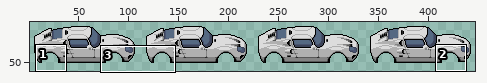
File history of a sprite sheet, assets/cars/car_body/gt40.png. The first picture is a wide view before the edit; the outline marks the close-up.
Close-up. Before the commit:
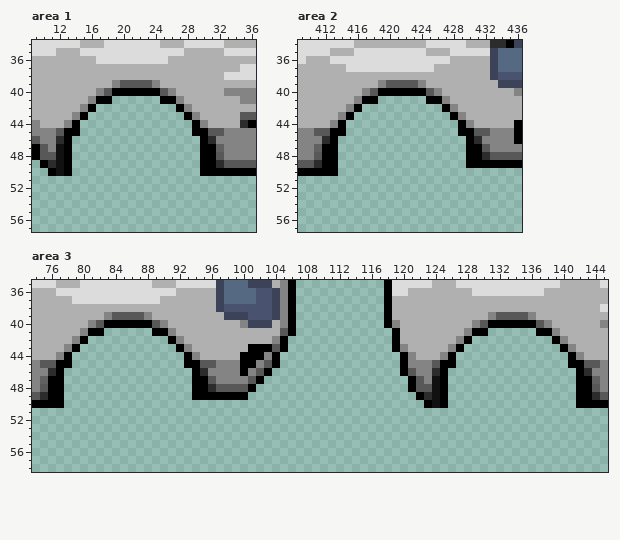
The file is 448x64 pixels. Colours within 5 levels of each other are drawn and written as one. Shown: area 1: x 9..36, y 34..57; area 2: x 409..436, y 34..57; area 3: x 74..145, y 35..58. The wide view leaves out empty margins. The commit also changed other parts of the picture, which this record leaves out.
The same view after the edit:
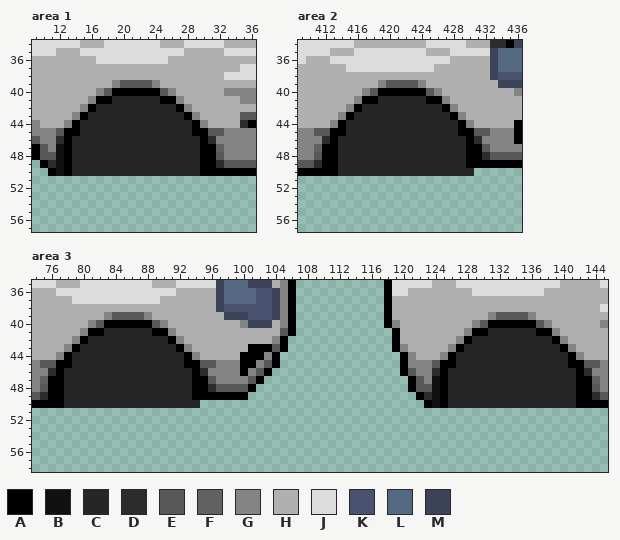
Palette (. is transparent): A #000000  B #111111  C #262626  D #2c2c2c  E #585858  F #616161  G #848484  H #b0b0b0  J #dcdcdc  K #49536f  L #556982  M #3c4358
What changed:
--- area 1
@@ x 9..36 @@
 40 HHHHHHHHGEAAAAAAEGHHHHHHGGGG
-41 HHHHHHHGAA......AAGHHHHHHHGG
-42 HHHHHHGA..........AGHHHHHHHH
-43 HHHHHGA............AGHHHHHEE
-44 GHHHGA..............AGHHHHDA
-45 GGGEAA..............AAEEGGGG
-46 EGGDA................ADGGGGG
-47 AEGBA................AAFGGGG
-48 AEEBA................AAEGGGG
-49 .ADBA................AADEEEE
-50 ..ABA................AAAAAAA
+41 HHHHHHHGAACCCCCCAAGHHHHHHHGG
+42 HHHHHHGACCCCCCCCCCAGHHHHHHHH
+43 HHHHHGACCCCCCCCCCCCAGHHHHHEE
+44 GHHHGACCCCCCCCCCCCCCAGHHHHDA
+45 GGGEAACCCCCCCCCCCCCCAAEEGGGG
+46 EGGDACCCCCCCCCCCCCCCCADGGGGG
+47 AEGBACCCCCCCCCCCCCCCCAAFGGGG
+48 AEEBACCCCCCCCCCCCCCCCAAEGGGG
+49 .ADBACCCCCCCCCCCCCCCCAADEEEE
+50 ..ABACCCCCCCCCCCCCCCCAAAAAAA
 51 ............................
--- area 2
@@ x 409..436 @@
 40 HHHHHHHHGEAAAAAAEGHHHHHHHHHG
-41 HHHHHHHGAA......AAGHHHHHHHHH
-42 HHHHHHGA..........AGHHHHHHHH
-43 HHHHHGA............AGHHHHHHH
-44 HHHHGA..............AGHHHHHA
-45 GGEEAA..............AAEEGGGA
-46 GGGDA................ADGGGGA
-47 GGFAA................AAEGGGG
-48 GGEAA................AADEEEE
-49 EEDAA................AAAAAAA
-50 AAAAA.......................
+41 HHHHHHHGAACCCCCCAAGHHHHHHHHH
+42 HHHHHHGACCCCCCCCCCAGHHHHHHHH
+43 HHHHHGACCCCCCCCCCCCAGHHHHHHH
+44 HHHHGACCCCCCCCCCCCCCAGHHHHHA
+45 GGEEAACCCCCCCCCCCCCCAAEEGGGA
+46 GGGDACCCCCCCCCCCCCCCCADGGGGA
+47 GGFAACCCCCCCCCCCCCCCCAAEGGGG
+48 GGEAACCCCCCCCCCCCCCCCAADEEEE
+49 EEDAACCCCCCCCCCCCCCCCAAAAAAA
+50 AAAAACCCCCCCCCCCCCCCCC......
 51 ............................
--- area 3
@@ x 74..145 @@
 40 HHHHHHHGEAAAAAAEGHHHHHHHHHGMMMHGA...........AGHHHHHHHHHGEAAAAAAEGHHHHHHG
-41 HHHHHHGAA......AAGHHHHHHHHHHHHHEA............AHHHHHHHHGAA......AAGHHHHHH
-42 HHHHHGA..........AGHHHHHHHHHHHGA.............AHHHHHHHGA..........AGHHHHH
-43 HHHHGA............AGHHHHHHHAAAEA.............AGHHHHHGA............AGHHHH
-44 HHHGA..............AGHHHHHAAAGA...............AGHHHGA..............AGHHH
-45 GEEAA..............AAEEGGGAAGEA...............AGGGEAA..............AAEEG
-46 GGDA................ADGGGGAGEA................AEGGDA................ADGG
-47 GFAA................AAEGGGGEA..................AEGBA................AAFG
-48 GEAA................AADEEEEA...................AEEBA................AAEG
-49 EDAA................AAAAAAA.....................ADBA................AADE
-50 AAAA.............................................ABA................AAAA
+41 HHHHHHGAACCCCCCAAGHHHHHHHHHHHHHEA............AHHHHHHHHGAACCCCCCAAGHHHHHH
+42 HHHHHGACCCCCCCCCCAGHHHHHHHHHHHGA.............AHHHHHHHGACCCCCCCCCCAGHHHHH
+43 HHHHGACCCCCCCCCCCCAGHHHHHHHAAAEA.............AGHHHHHGACCCCCCCCCCCCAGHHHH
+44 HHHGACCCCCCCCCCCCCCAGHHHHHAAAGA...............AGHHHGACCCCCCCCCCCCCCAGHHH
+45 GEEAACCCCCCCCCCCCCCAAEEGGGAAGEA...............AGGGEAACCCCCCCCCCCCCCAAEEG
+46 GGDACCCCCCCCCCCCCCCCADGGGGAGEA................AEGGDACCCCCCCCCCCCCCCCADGG
+47 GFAACCCCCCCCCCCCCCCCAAEGGGGEA..................AEGBACCCCCCCCCCCCCCCCAAFG
+48 GEAACCCCCCCCCCCCCCCCAADEEEEA...................AEEBACCCCCCCCCCCCCCCCAAEG
+49 EDAACCCCCCCCCCCCCCCCAAAAAAA.....................ADBACCCCCCCCCCCCCCCCAADE
+50 AAAACCCCCCCCCCCCCCCCC............................ABACCCCCCCCCCCCCCCCAAAA
 51 ........................................................................
Changed places in both close-ups, as pixel boxes (x1, y1, x2, y2):
added: (72, 96, 200, 176)
added: (338, 96, 474, 176)
added: (64, 328, 200, 408)
added: (448, 328, 576, 408)
